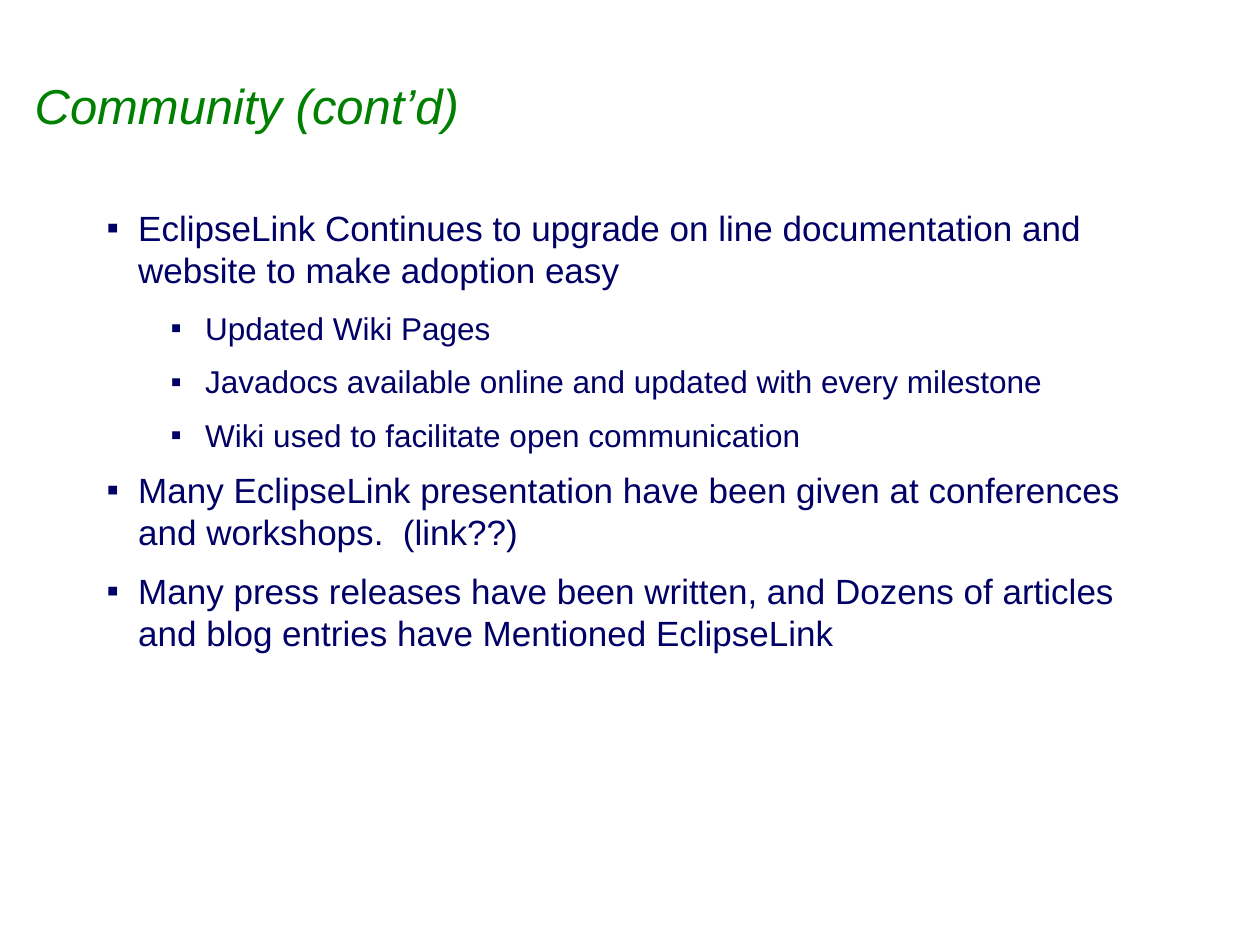
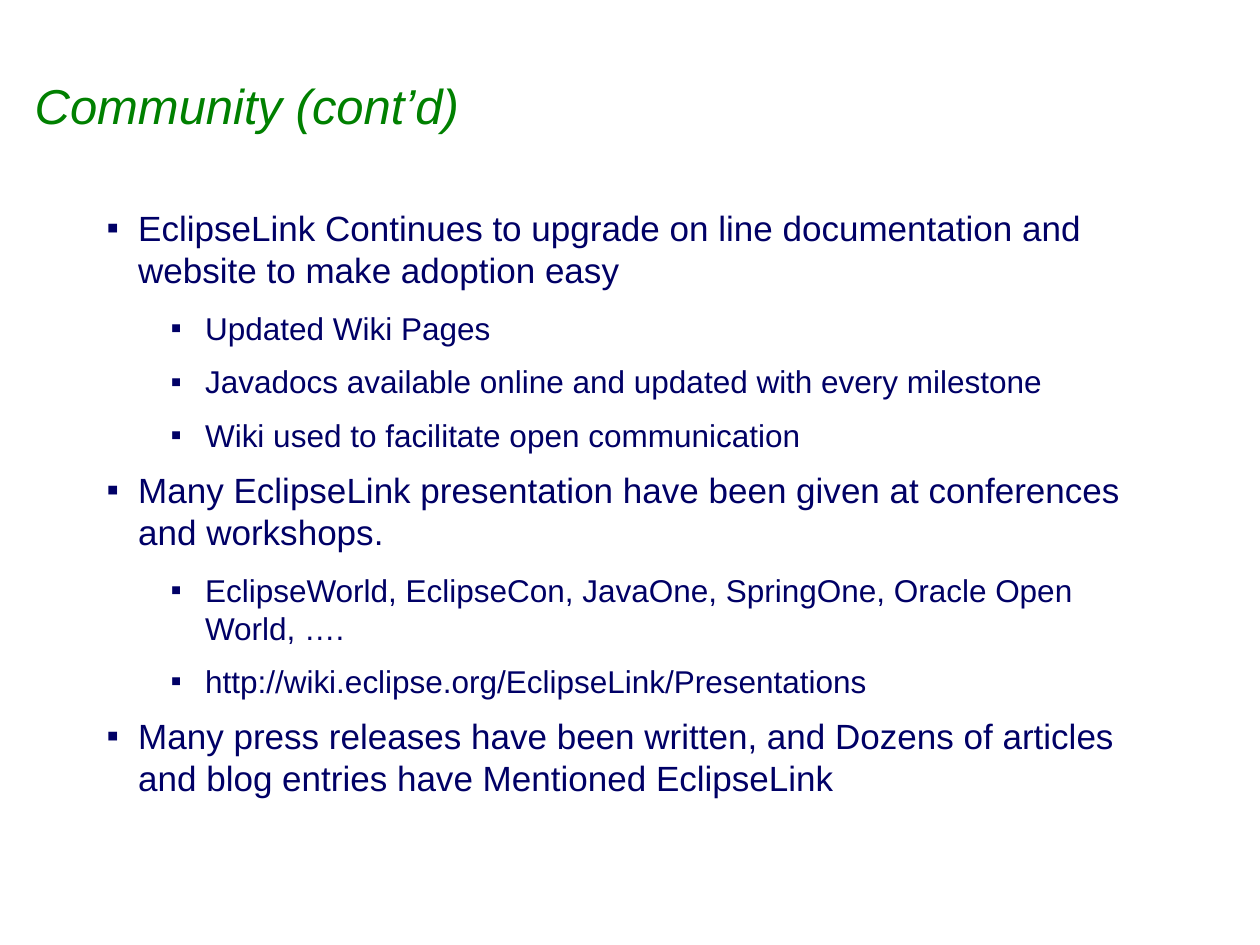
Before and after one commit to eclipse-ee4j/eclipselink, a slide deck: slide 9 of project-admin/Graduation_Review.ppt. Drawn at 1260x945 pixels with LibreOffice and Linux fonts; fonts in the diff are those of the drawing; background and template pictures are left out. Boxes give left, top, right and bottom in pixels: in the first picture for what was removed or moved away, otherwise in the second. Text is boxed around its words. In the diff, an @@ line names an element or a change of style, - is before the commit and + after.

```diff
--- a/project-admin/Graduation_Review.ppt
+++ b/project-admin/Graduation_Review.ppt
@@ text at box(138, 477, 1120, 699): text changed; size 20 to 18 pt @@
-▪ Many EclipseLink presentation have been given at conferences and workshops. (link??)
+▪ Many EclipseLink presentation have been given at conferences and workshops.
+  ▪ EclipseWorld, EclipseCon, JavaOne, SpringOne, Oracle Open World, ….
+  ▪ http://wiki.eclipse.org/EclipseLink/Presentations
```
Also in this commit, not shown: 1 other slide changed.
